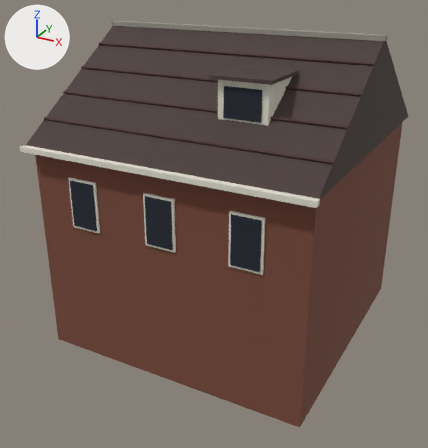
What one commit did to the glTF model public/models/dakhuis.glb.
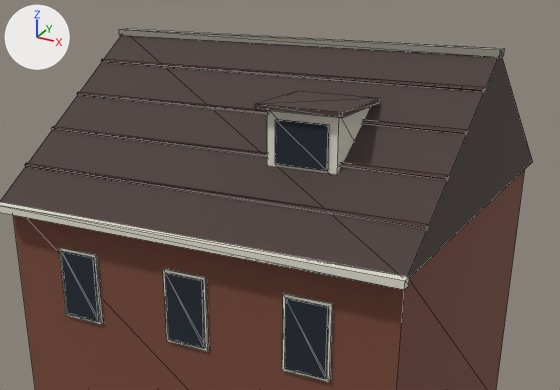
Each version is shown whole from a camera (50 mm lens) standing at (8.69, -17.17, 12.05) and looking at (-0.29, -0.85, 3.89), then close up on the part from 6% to 100% of the width and 0% to 63% of the height. Arrows for +X, +Y and +Z are at upper left; the lights stay in place. The first two pictures are the older version. The close-ups show mesh edges as thin lines. Vertices at exactly the same position are counted once.

The first close-up shows 'dakhuis'.
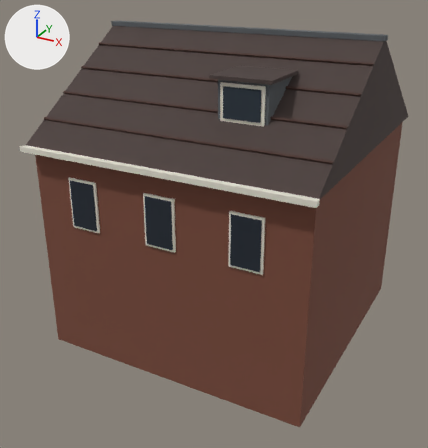
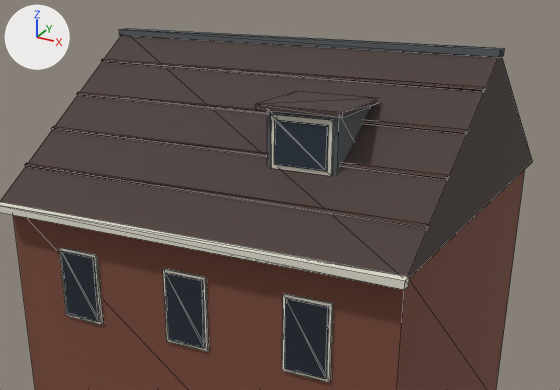
Changed parts and their boxes (x1, y1, x2, y2) in the close-ups (560 x 390 px; the box of a moved part takes in the faces that stretch with it):
part 1 of me_dakhuis, added: after (271, 114, 334, 176)
part 2 of me_dakhuis, moved or reshaped: before (275, 120, 329, 171); after (274, 120, 328, 171)
part 3 of me_dakhuis, recoloured (grey to dark grey): (119, 28, 505, 57) in both
part 4 of me_dakhuis, recoloured (light grey to dark grey): (267, 107, 370, 174) in both

What changed in the scene script:
```text
Add mat_lead:
    mat_lead = principled_material('Lead')
    mat_lead.base_color = (0.102, 0.114, 0.125)  # dark grey #5a5f63
    mat_lead.roughness = 0.9
Add mat_glass:
    mat_glass = principled_material('Glass')
    mat_glass.base_color = (0.0194, 0.0319, 0.0467)  # dark blue #26323d
    mat_glass.roughness = 0.9
Change me_dakhuis:
    used by ob_dakhuis; location = (0.0, 0.0, 0.0)
    remove me_dakhuis.from_pydata(...)  # 134 vertices, 200 faces; spans x -4.65..4.65, y -4.94..4.8, z 0.0..10.25
    add me_dakhuis.from_pydata(...)  # 142 vertices, 212 faces; spans x -4.65..4.65, y -4.94..4.8, z 0.0..10.25
    me_dakhuis part 1: a new loose piece, a box spanning x 1.15..2.45, y -3.105..-3.055, z 8.119..9.169, in mat_woodwhite (light grey #e4e0d2)
    me_dakhuis part 2: the loose piece of 8 vertices spanning x 1.25..2.35, y -3.11..-3.05, z 8.22..9.07 is moved by (0.0, -0.03, 0.0), in mat_glass (dark blue #26323d)
    me_dakhuis part 3: 12 faces spanning x -4.65..4.65, y -0.17..0.17, z 10.11..10.25 switch from mat_stone (grey #9a968c) to mat_lead (dark grey #5a5f63)
    me_dakhuis part 4: 12 faces spanning x 1.05..2.55, y -3.06..-1.56, z 8.02..9.27 switch from mat_woodwhite (light grey #e4e0d2) to mat_lead (dark grey #5a5f63)
    add me_dakhuis.materials.append(mat_glass)  # dark blue #26323d
```
